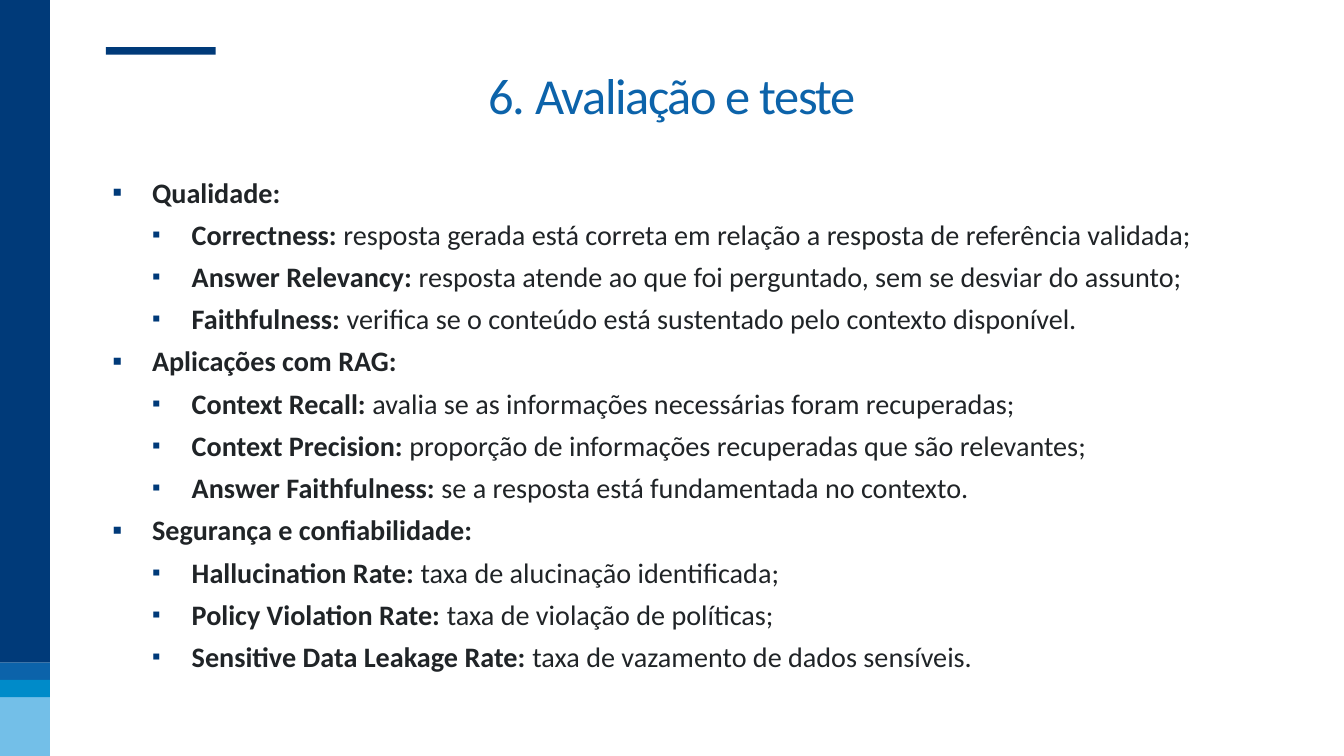
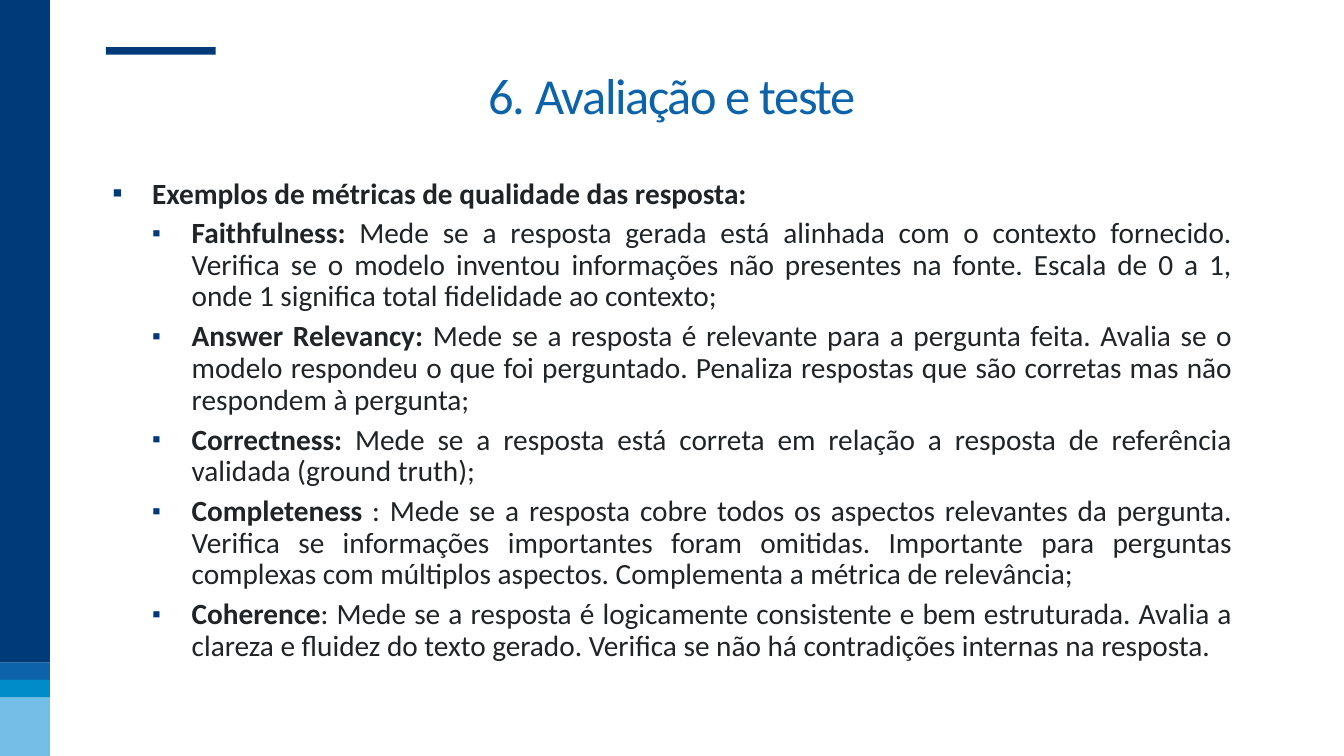
Before and after one commit to nogueira-cavalcante/FGV, a slide deck: slide 46 of MLOps - incorporando soluções aos processos de negócio/apresentações/02 - LLMOps.pptx (slide 41 before the commit). Drawn at 1344x756 pixels with LibreOffice and Linux fonts; fonts in the diff are those of the drawing; background and template pictures are left out. Boxes give left, top, right and bottom in pixels: in the first picture for what was removed or moved away, otherwise in the second. Text is boxed around its words. In the diff, an @@ line names an element or a change of style, - is before the commit and + after.

```diff
--- a/MLOps - incorporando soluções aos processos de negócio/apresentações/02 - LLMOps.pptx
+++ b/MLOps - incorporando soluções aos processos de negócio/apresentações/02 - LLMOps.pptx
@@ text at [152,183,1232,661]: text changed; size 30.2 to 31.4 pt @@
-▪ Qualidade:
-  ▪ Correctness: resposta gerada está correta em relação a resposta de referência validada;
-  ▪ Answer Relevancy: resposta atende ao que foi perguntado, sem se desviar do assunto;
-  ▪ Faithfulness: verifica se o conteúdo está sustentado pelo contexto disponível.
-▪ Aplicações com RAG:
-  ▪ Context Recall: avalia se as informações necessárias foram recuperadas;
-  ▪ Context Precision: proporção de informações recuperadas que são relevantes;
-  ▪ Answer Faithfulness: se a resposta está fundamentada no contexto.
-▪ Segurança e confiabilidade:
-  ▪ Hallucination Rate: taxa de alucinação identificada;
-  ▪ Policy Violation Rate: taxa de violação de políticas;
-  ▪ Sensitive Data Leakage Rate: taxa de vazamento de dados sensíveis.
+▪ Exemplos de métricas de qualidade das resposta:
+  ▪ Faithfulness: Mede se a resposta gerada está alinhada com o contexto fornecido. Verifica se o modelo inventou informações não presentes na fonte. Escala de 0 a 1, onde 1 significa total fidelidade ao contexto;
+  ▪ Answer Relevancy: Mede se a resposta é relevante para a pergunta feita. Avalia se o modelo respondeu o que foi perguntado. Penaliza respostas que são corretas mas não respondem à pergunta;
+  ▪ Correctness: Mede se a resposta está correta em relação a resposta de referência validada (ground truth);
+  ▪ Completeness : Mede se a resposta cobre todos os aspectos relevantes da pergunta. Verifica se informações importantes foram omitidas. Importante para perguntas complexas com múltiplos aspectos. Complementa a métrica de relevância;
+  ▪ Coherence: Mede se a resposta é logicamente consistente e bem estruturada. Avalia a clareza e fluidez do texto gerado. Verifica se não há contradições internas na resposta.
```
Also in this commit, not shown: 9 other slides changed, 8 slides added, 1 slide removed, 2 other files.
